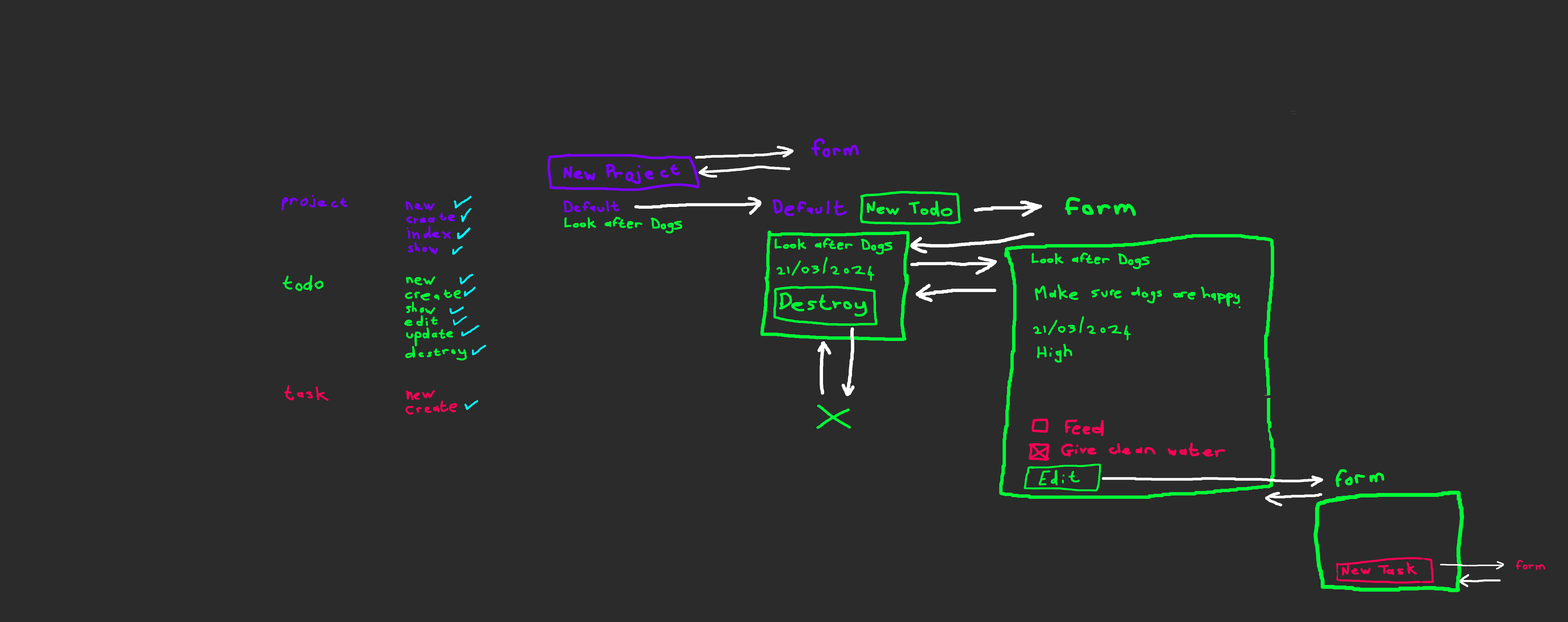
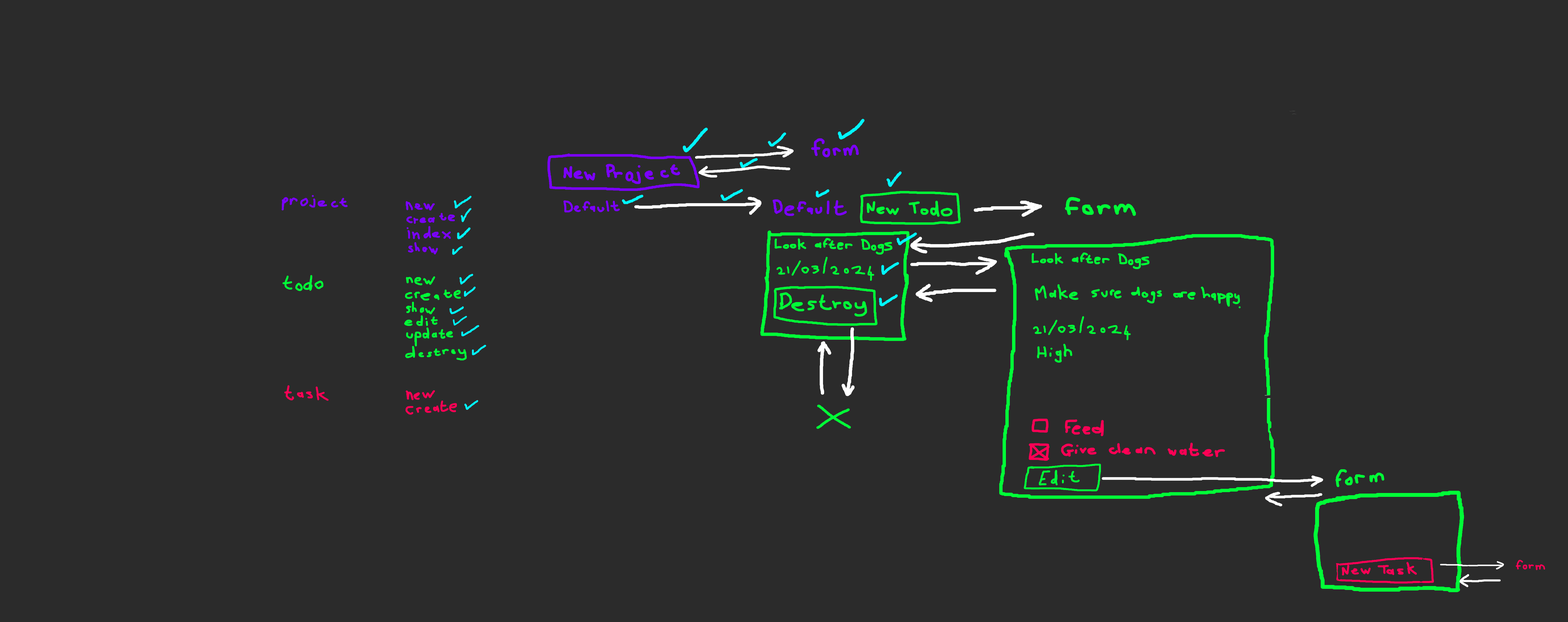
Two versions of the same layered image (1568 x 622). Layer-by-layer changes:
painted on "Paint Layer 2" over [564, 118, 917, 307]
painted on "Paint Layer 1" over [564, 118, 917, 307]
